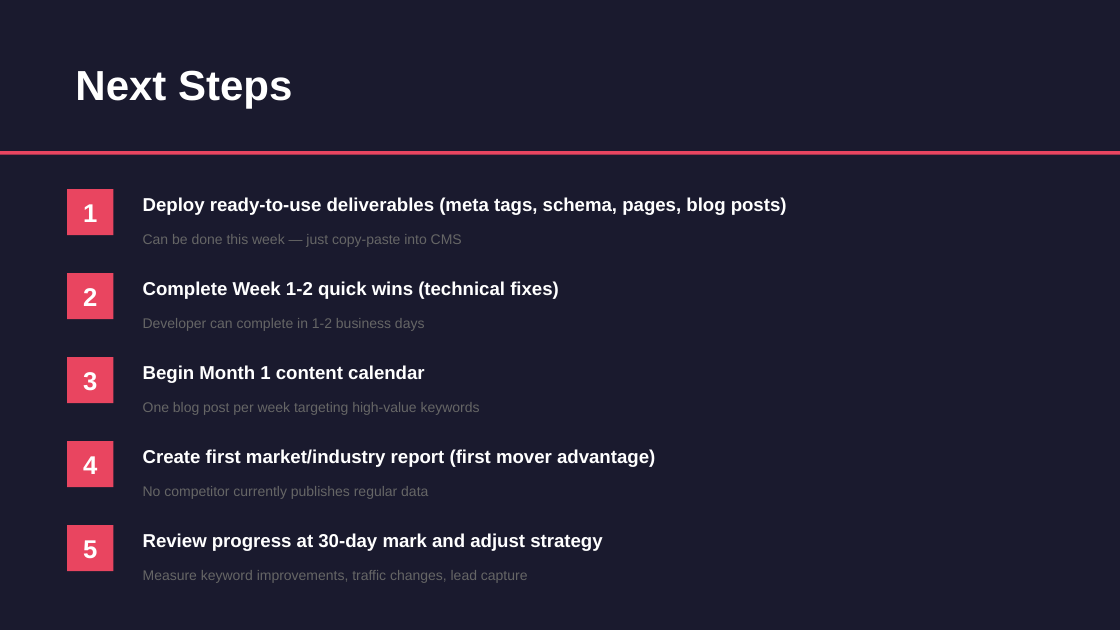
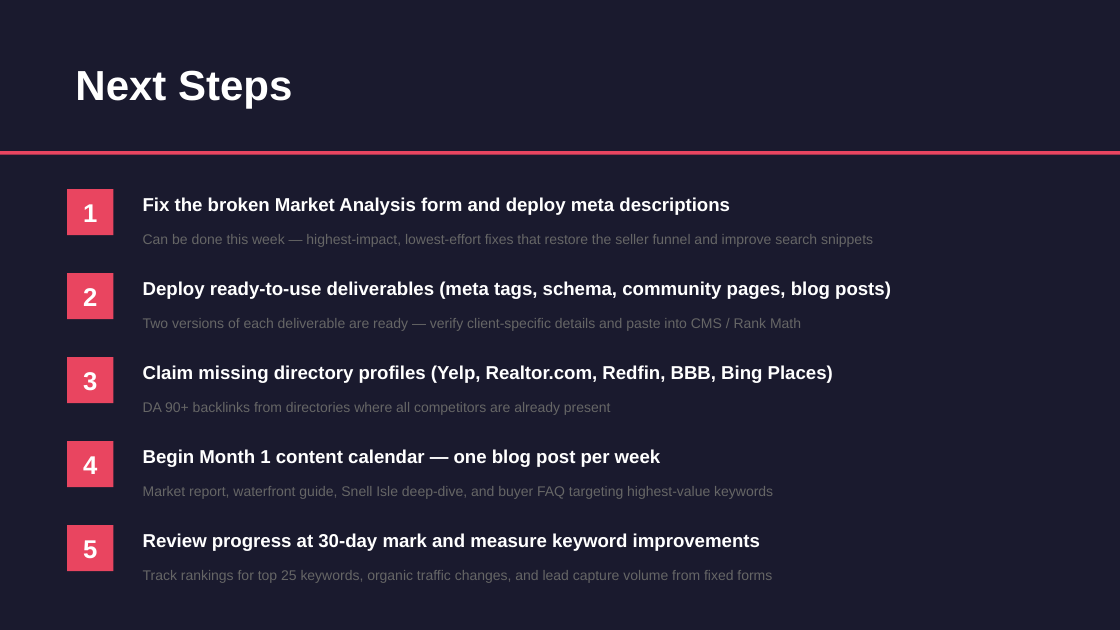
Before and after one commit to tastyppc-marketing/site-audit, a slide deck: slide 15 of clients/liane-jamason/seo/reports/SEO-Audit-Presentation.pptx. Drawn at 1120x630 pixels with LibreOffice and Linux fonts; fonts in the diff are those of the drawing. Boxes give left, top, right and bottom in pixels: in the first picture for what was removed or moved away, otherwise in the second. Text is boxed around its words. In the diff, an @@ line names an element or a change of style, - is before the commit and + after.

```diff
--- a/clients/liane-jamason/seo/reports/SEO-Audit-Presentation.pptx
+++ b/clients/liane-jamason/seo/reports/SEO-Audit-Presentation.pptx
@@ text at [143,197,730,215]: text changed @@
-Deploy ready-to-use deliverables (meta tags, schema, pages, blog posts)
+Fix the broken Market Analysis form and deploy meta descriptions
@@ text at [143,234,873,247]: text changed @@
-Can be done this week — just copy-paste into CMS
+Can be done this week — highest-impact, lowest-effort fixes that restore the seller funnel and improve search snippets
@@ text at [143,281,891,299]: text changed @@
-Complete Week 1-2 quick wins (technical fixes)
+Deploy ready-to-use deliverables (meta tags, schema, community pages, blog posts)
@@ text at [143,318,801,331]: text changed @@
-Developer can complete in 1-2 business days
+Two versions of each deliverable are ready — verify client-specific details and paste into CMS / Rank Math
@@ text at [143,365,833,383]: text changed @@
-Begin Month 1 content calendar
+Claim missing directory profiles (Yelp, Realtor.com, Redfin, BBB, Bing Places)
@@ text at [143,402,611,415]: text changed @@
-One blog post per week targeting high-value keywords
+DA 90+ backlinks from directories where all competitors are already present
@@ text at [143,449,661,467]: text changed @@
-Create first market/industry report (first mover advantage)
+Begin Month 1 content calendar — one blog post per week
@@ text at [143,486,773,499]: text changed @@
-No competitor currently publishes regular data
+Market report, waterfront guide, Snell Isle deep-dive, and buyer FAQ targeting highest-value keywords
@@ text at [143,533,760,551]: text changed @@
-Review progress at 30-day mark and adjust strategy
+Review progress at 30-day mark and measure keyword improvements
@@ text at [143,570,772,583]: text changed @@
-Measure keyword improvements, traffic changes, lead capture
+Track rankings for top 25 keywords, organic traffic changes, and lead capture volume from fixed forms
```
Also in this commit, not shown: 14 other slides changed, 4 other files.
